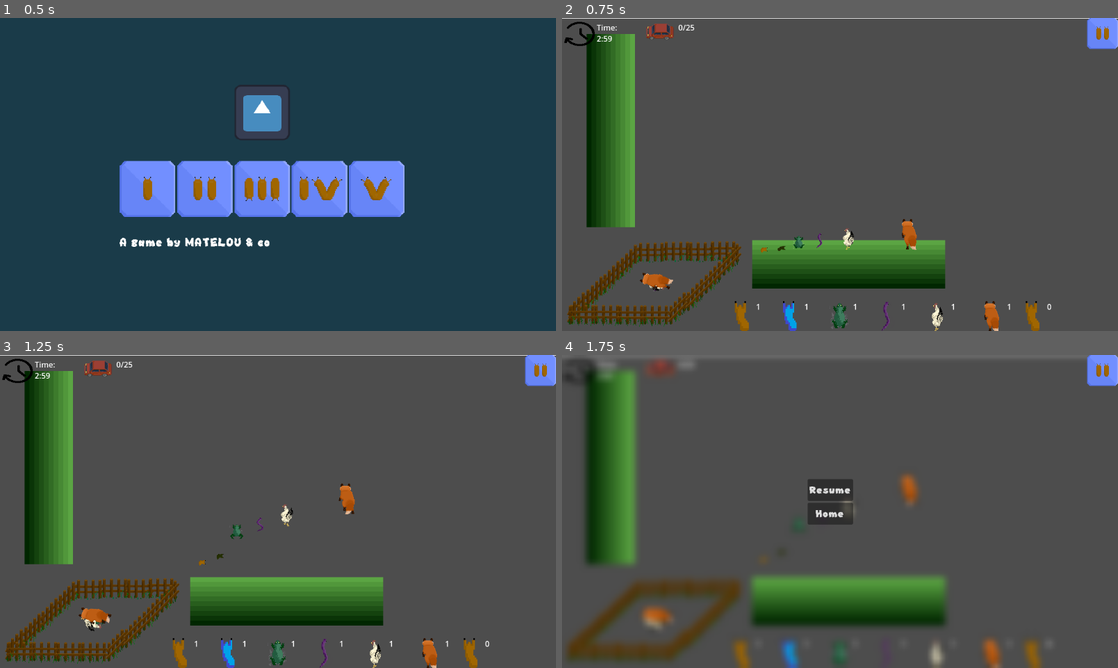
Above: before the commit, frames 1-4 (two rows, left to right).
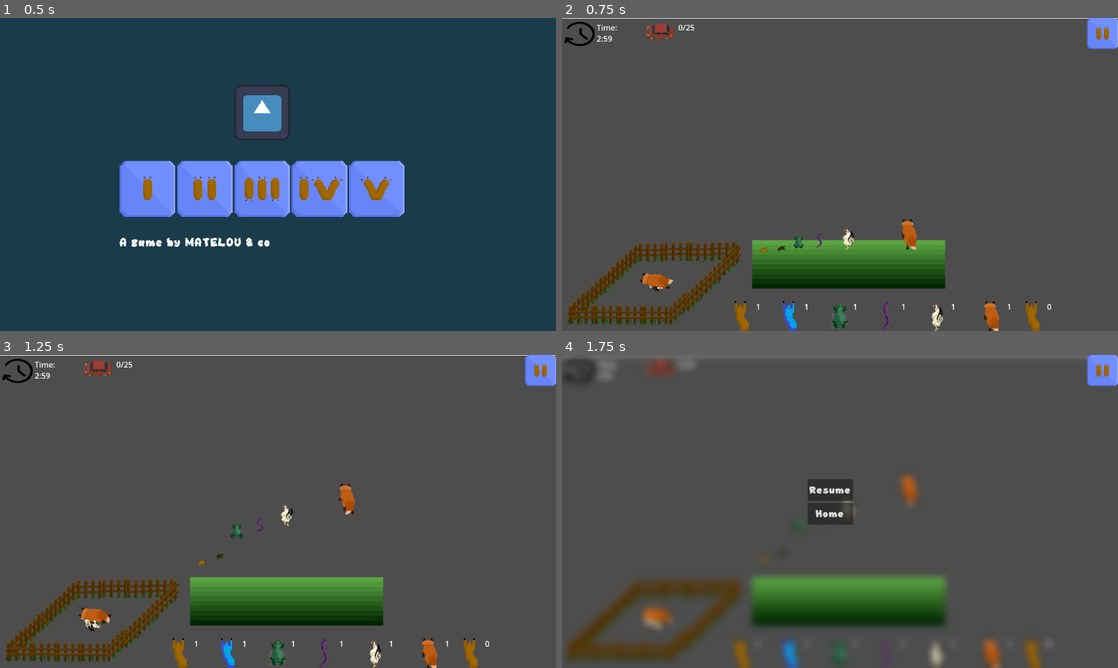
Above: after the commit, the same moments.

Repository: Skyepulse/LudumDare56
Game: Godot game, scene res://Level Scenes/control.tscn
The game is run twice, just before and just after one commit, with the same random seed, the same clock (stepped at 60 frames per second) and the same inputs. The engine's default icon, where the game draws it, is replaced by a stand-in: a white triangle on a blue panel in a dark square.
Inputs (mouse positions are in pixels of both pictures, inside the frame that each line leads up to):
- Up to frame 1 (0.5 s): no input
- Up to frame 2 (0.75 s): click (712, 190) at 0.5 s
- Up to frame 3 (1.25 s): no input
- Up to frame 4 (1.75 s): click (1101, 370) at 1.25 s

Frame 1 is identical in both runs. In frame 2, 5.4% of the frame differs, in the area x 4-14%, y 5-67%; in frame 3, 5.4%; in frame 4, 5.7%, in the area x 4-14%, y 4-68%.

Commit message:
Fixed throw double (??)

Diff:
--- a/Level Scenes/Level1.tscn
+++ b/Level Scenes/Level1.tscn
@@ -91,7 +91,4 @@
 [node name="PauseMenu" parent="CanvasLayer" instance=ExtResource("1_xjqyx")]
 mouse_filter = 1
 
-[node name="Throw Area2" parent="." instance=ExtResource("11_aoj50")]
-position = Vector2(104, 234)
-
 [connection signal="win" from="WinningLine" to="." method="win"]
Not shown: 1 places in Level Scenes/Level1.tscn that only renumber resources
